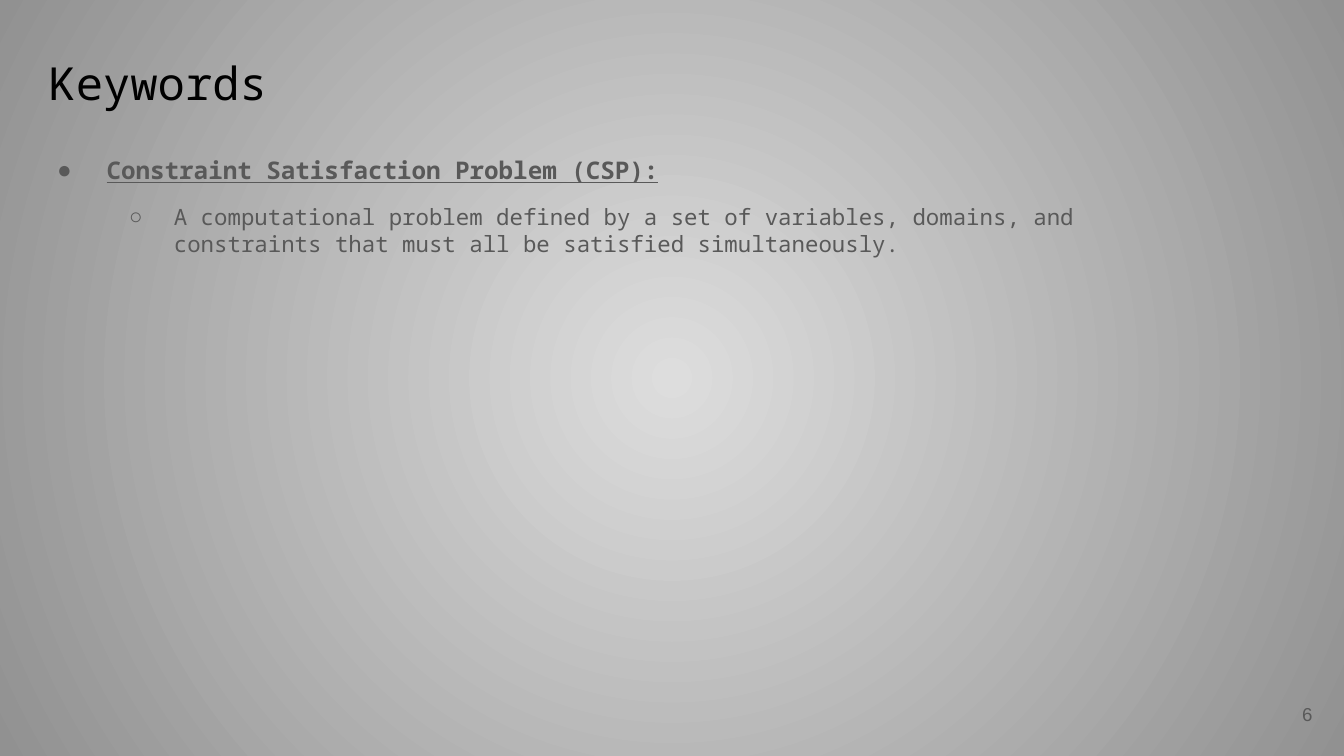
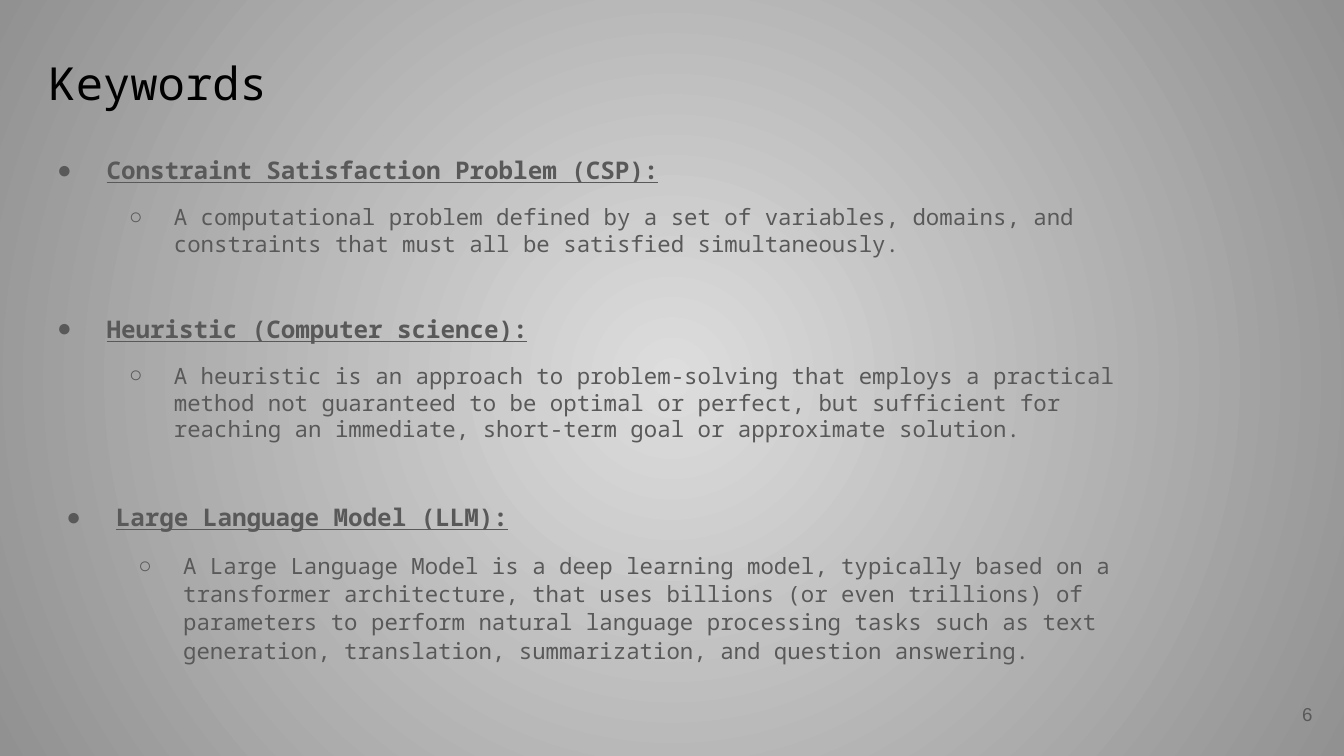
Before and after one commit to ousticrame/Quoridor, a slide deck: slide 6 of CSP-Wordle-Solver/slides/Slides - CSP Wordle Solver.pptx. Drawn at 1344x756 pixels with LibreOffice and Linux fonts; fonts in the diff are those of the drawing. Boxes give left, top, right and bottom in pixels: in the first picture for what was removed or moved away, otherwise in the second. Text is boxed around its words. In the diff, an @@ line names an element or a change of style, - is before the commit and + after.

```diff
--- a/CSP-Wordle-Solver/slides/Slides - CSP Wordle Solver.pptx
+++ b/CSP-Wordle-Solver/slides/Slides - CSP Wordle Solver.pptx
@@ text added at <box>107,319,1114,443</box>, 12 pt, text #595959 @@
+● Heuristic (Computer science):
+  ○ A heuristic is an approach to problem-solving that employs a practical method not guaranteed to be optimal or perfect, but sufficient for reaching an immediate, short-term goal or approximate solution.
@@ text added at <box>116,507,1109,664</box>, 12 pt, text #595959 @@
+● Large Language Model (LLM):
+  ○ A Large Language Model is a deep learning model, typically based on a transformer architecture, that uses billions (or even trillions) of parameters to perform natural language processing tasks such as text generation, translation, summarization, and question answering.
```
Also in this commit, not shown: 7 other slides changed, 3 other files.
